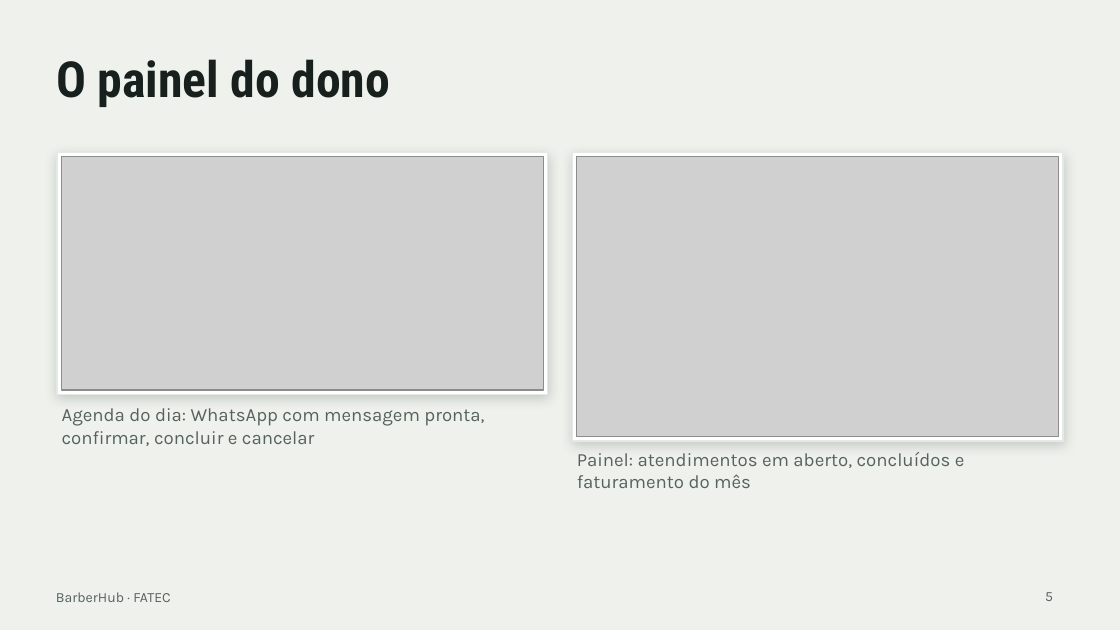
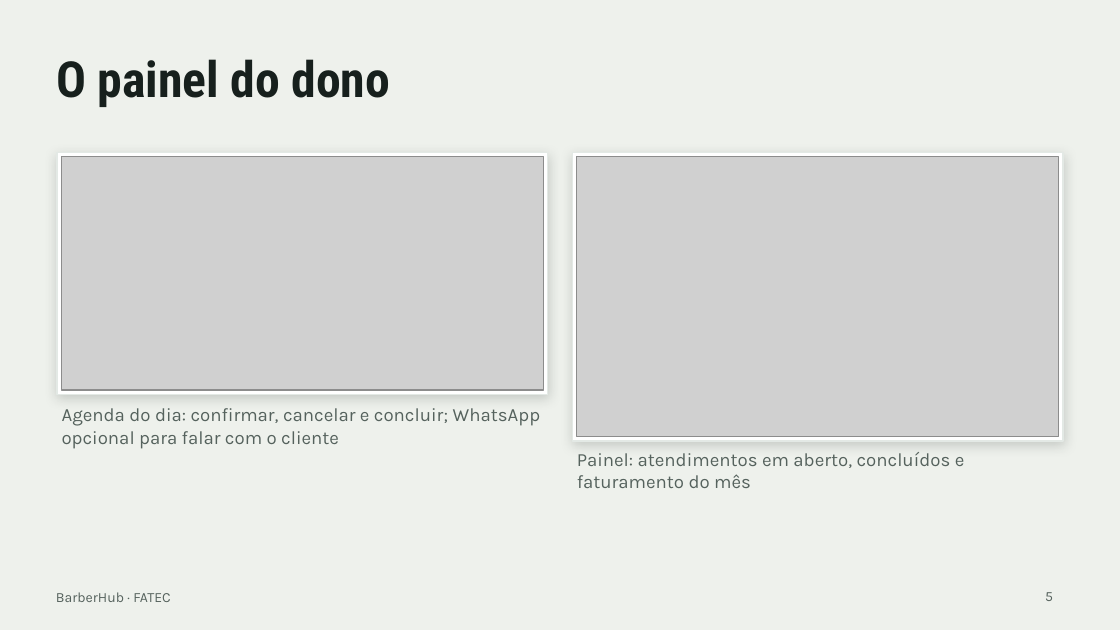
Before and after one commit to joao-hideki/barberhub, a slide deck: slide 5 of docs/BarberHub-Apresentacao.pptx. Drawn at 1120x630 pixels with LibreOffice and Linux fonts; fonts in the diff are those of the drawing; grey boxes stand for pictures. Boxes give left, top, right and bottom in pixels: in the first picture for what was removed or moved away, otherwise in the second. Text is boxed around its words. In the diff, an @@ line names an element or a change of style, - is before the commit and + after.

```diff
--- a/docs/BarberHub-Apresentacao.pptx
+++ b/docs/BarberHub-Apresentacao.pptx
@@ text at (62,408,540,449): text changed @@
-Agenda do dia: WhatsApp com mensagem pronta, confirmar, concluir e cancelar
+Agenda do dia: confirmar, cancelar e concluir; WhatsApp opcional para falar com o cliente
```
Also in this commit, not shown: 4 other slides changed, 1 other file.
